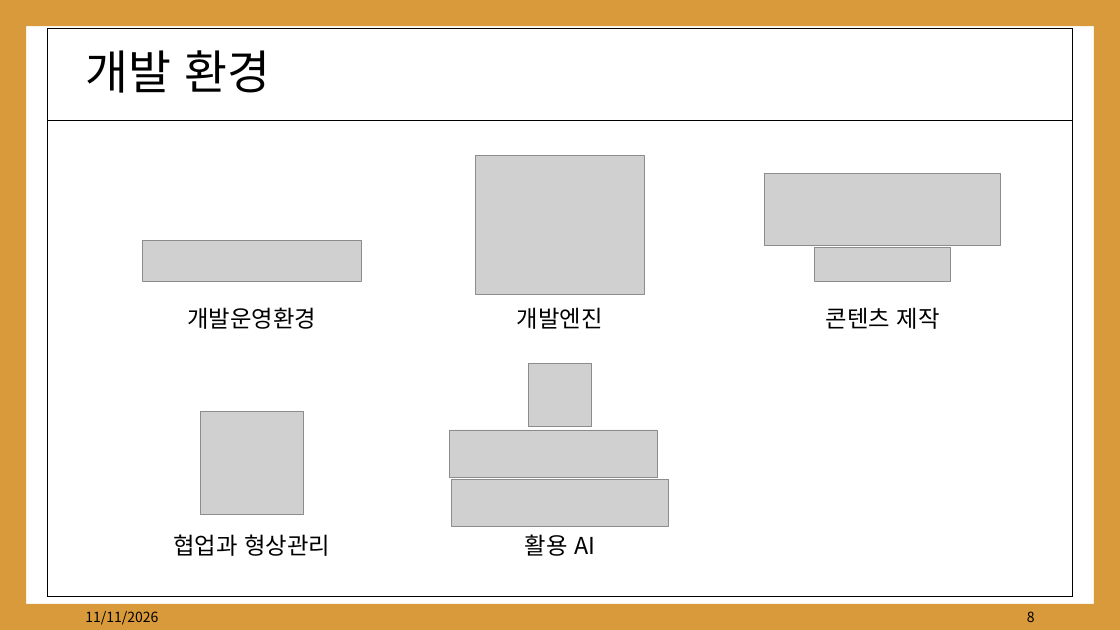
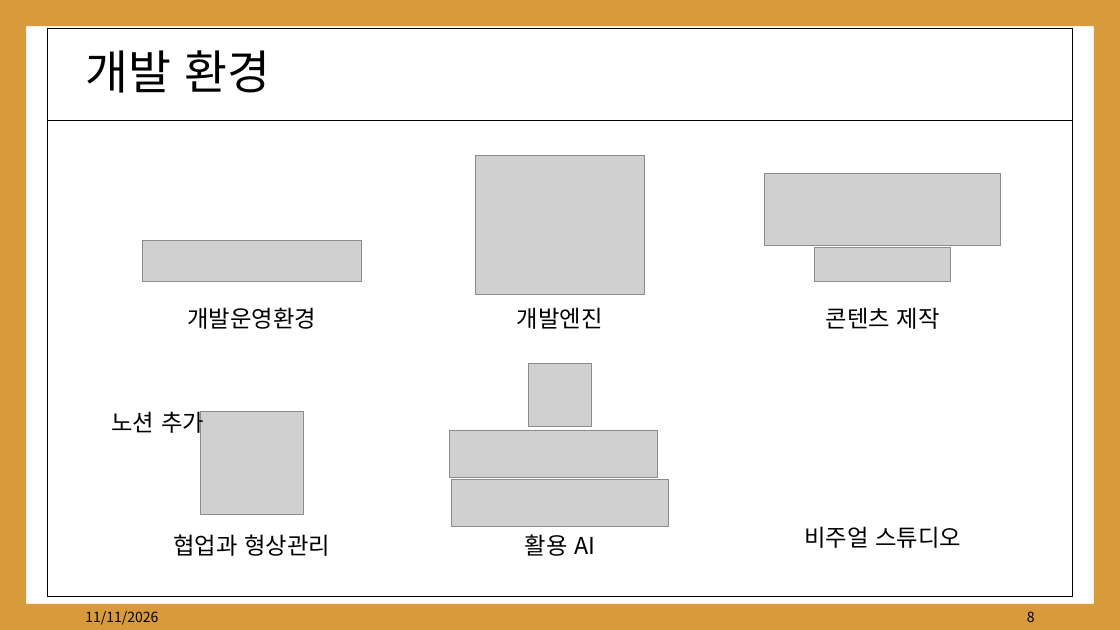
Before and after one commit to kwakyerin/2026_Graduation_Project, a slide deck: slide 8 of documents/HyunahKwon/01_works/01_designing/03_for_pt_professor/3차_배트와달트_정식제안서.pptx. Drawn at 1120x630 pixels with LibreOffice and Linux fonts; fonts in the diff are those of the drawing; grey boxes stand for pictures. Boxes give left, top, right and bottom in pixels: in the first picture for what was removed or moved away, otherwise in the second. Text is boxed around its words. In the diff, an @@ line names an element or a change of style, - is before the commit and + after.

```diff
--- a/documents/HyunahKwon/01_works/01_designing/03_for_pt_professor/3차_배트와달트_정식제안서.pptx
+++ b/documents/HyunahKwon/01_works/01_designing/03_for_pt_professor/3차_배트와달트_정식제안서.pptx
@@ text added at (112,411,204,438), 20 pt, text #000000 @@
+노션 추가
@@ text added at (804,526,961,548), 20 pt, text #000000 @@
+비주얼 스튜디오
```
Also in this commit, not shown: 1 other slide changed, 5 other files.
